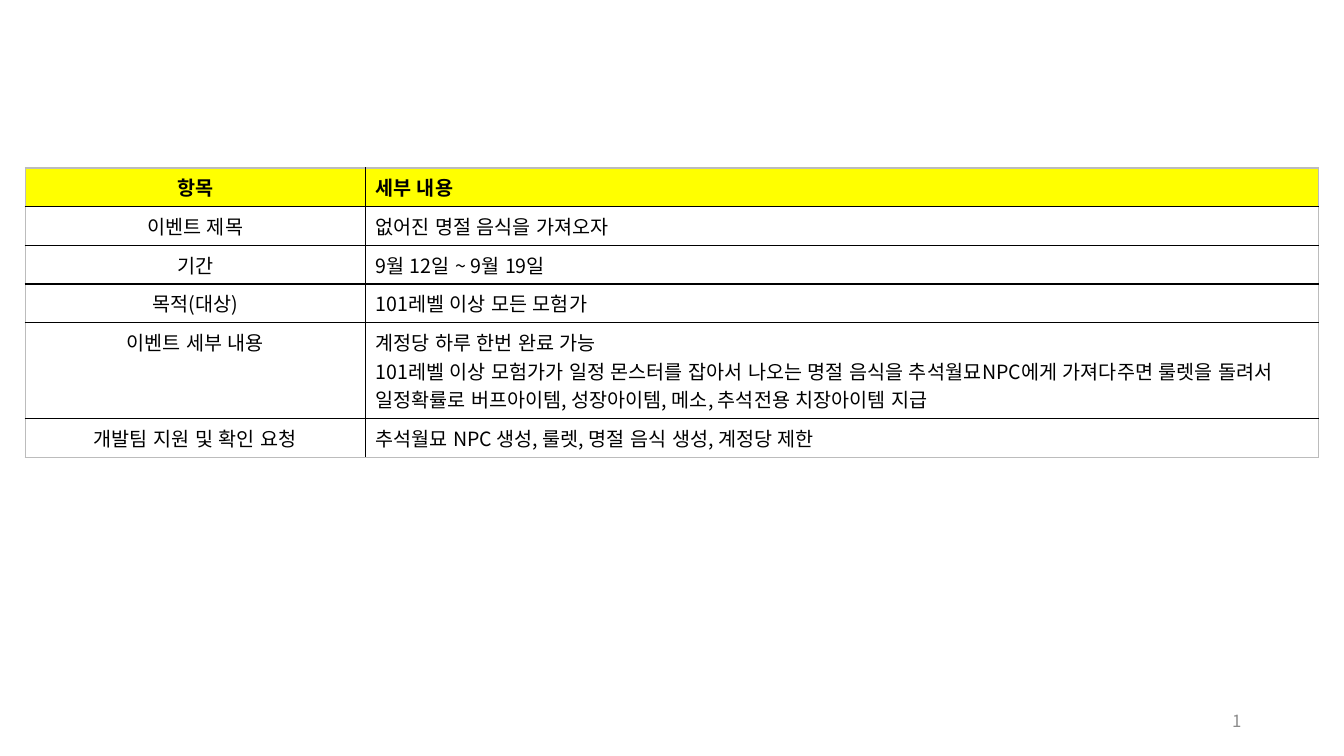
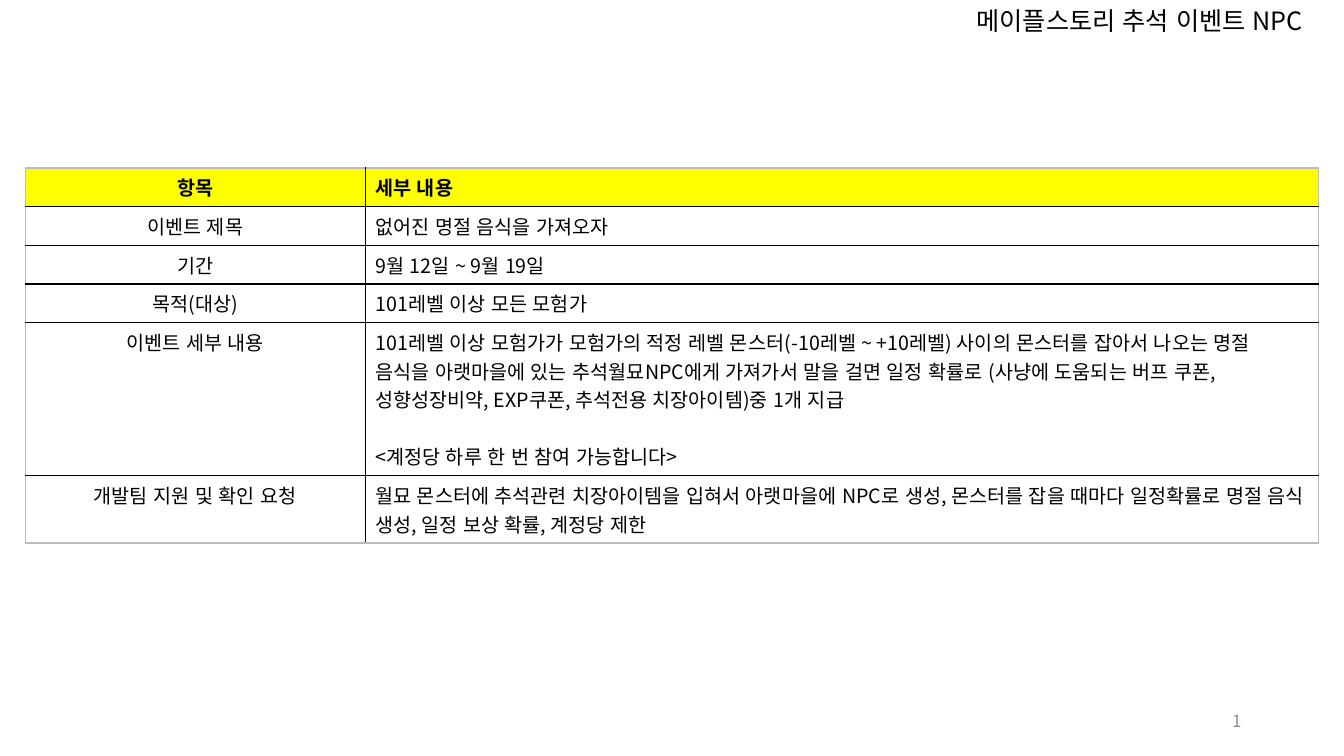
Before and after one commit to yuh2327015/event_plan, a slide deck: slide 1 of 게임이벤트기획 급조.pptx. Drawn at 1344x756 pixels with LibreOffice and Linux fonts; fonts in the diff are those of the drawing. Boxes give left, top, right and bottom in pixels: in the first picture for what was removed or moved away, otherwise in the second. Text is boxed around its words. In the diff, an @@ line names an element or a change of style, - is before the commit and + after.

```diff
--- a/게임이벤트기획 급조.pptx
+++ b/게임이벤트기획 급조.pptx
@@ text added at (976, 9, 1303, 32), 18 pt, text #000000 @@
+메이플스토리 추석 이벤트 NPC
@@ table at (25, 168, 1319, 540) @@
-row 5, column 2: 계정당 하루 한번 완료 가능 / 101레벨 이상 모험가가 일정 몬스터를 잡아서 나오는 명절 음식을 추석월묘NPC에게 가져다주면 룰렛을 돌려서 일정확률로 버프아이템, 성장아이템, 메소, 추석전용 치장아이템 지급
+row 5, column 2: 101레벨 이상 모험가가 모험가의 적정 레벨 몬스터(-10레벨 ~ +10레벨) 사이의 몬스터를 잡아서 나오는 명절 음식을 아랫마을에 있는 추석월묘NPC에게 가져가서 말을 걸면 일정 확률로 (사냥에 도움되는 버프 쿠폰, 성향성장비약, EXP쿠폰, 추석전용 치장아이템)중 1개 지급 <계정당 하루 한 번 참여 가능합니다>
-row 6, column 2: 추석월묘 NPC 생성, 룰렛, 명절 음식 생성, 계정당 제한
+row 6, column 2: 월묘 몬스터에 추석관련 치장아이템을 입혀서 아랫마을에 NPC로 생성, 몬스터를 잡을 때마다 일정확률로 명절 음식 생성, 일정 보상 확률, 계정당 제한
```
Also in this commit, not shown: 3 other slides changed, 9 slides added, 1 other file.
